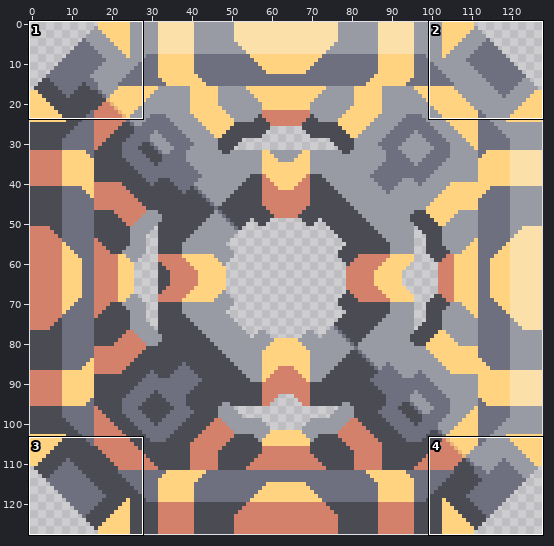
One commit to this sprite sheet: sprites/blocks/production/advanced-vanilla/phase-manufacturer.png. The picture above shows the old version from afar; the outline marks the close-up.
Close-up. Before the edit:
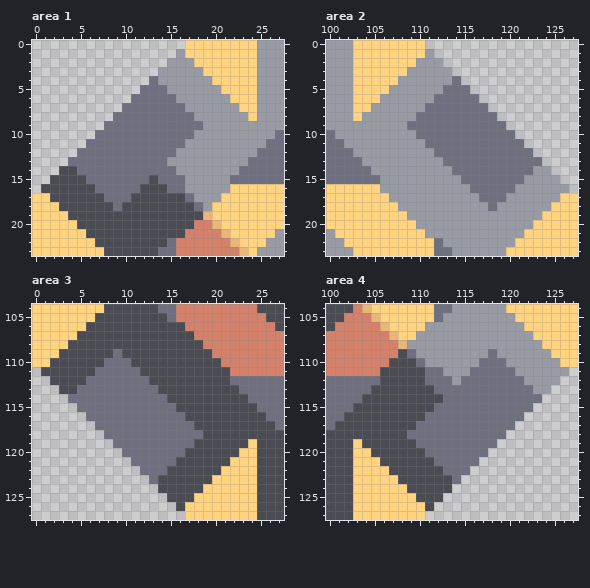
The file is 128x128 pixels. Shown: area 1: x 0..27, y 0..23; area 2: x 100..127, y 0..23; area 3: x 0..27, y 104..127; area 4: x 100..127, y 104..127.
Once edited:
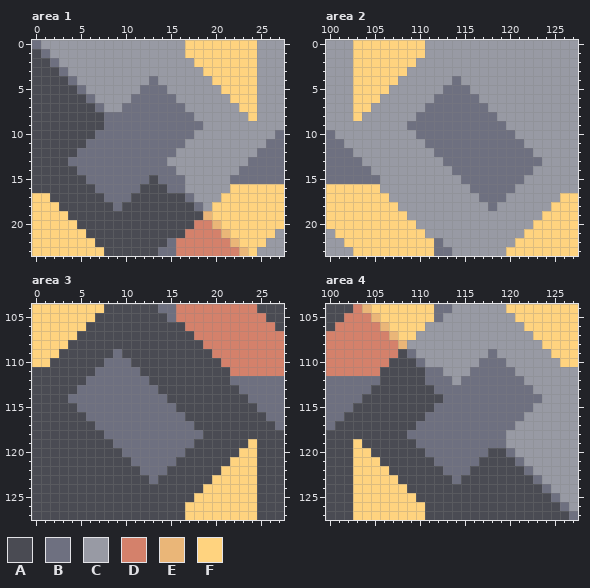
Palette (. is transparent): A #4a4b53  B #6e7080  C #989aa4  D #d4816b  E #eab678  F #ffd37f
Difference:
Area 1:
The author put colour A in row 1 at x 0; in row 2 at x 0 to 1; in row 3 at x 0 to 2; in row 4 at x 0 to 3; in row 5 at x 0 to 4; in row 6 at x 0 to 5.
The author put colour A in row 7 at x 0 to 6; in rows 8 to 9 at x 0 to 7; in row 10 at x 0 to 6; in row 11 at x 0 to 5; in row 12 at x 0 to 4; in row 13 at x 0 to 3.
The author put colour A in row 14 at x 0 to 2; in row 15 at x 0 to 1; in row 16 at x 0.
The author put colour B in row 0 at x 0; in row 1 at x 1; in row 2 at x 2; in row 3 at x 3; in row 4 at x 4; in row 5 at x 5.
The author put colour B in row 6 at x 6; in row 7 at x 7; in row 8 at x 8.
The author put colour C in row 0 at x 1 to 16; in row 1 at x 2 to 15; in row 2 at x 3 to 14; in row 3 at x 4 to 13; in row 4 at x 5 to 12; in row 5 at x 6 to 11.
The author put colour C in row 6 at x 7 to 10; in row 7 at x 8 to 9.
Area 2:
The author put colour C in row 0 at x 111 to 127; in row 1 at x 112 to 127; in row 2 at x 113 to 127; in row 3 at x 114 to 127; in row 4 at x 115 to 127; in row 5 at x 116 to 127.
The author put colour C in row 6 at x 117 to 127; in row 7 at x 118 to 127; in row 8 at x 119 to 127; in row 9 at x 120 to 127; in row 10 at x 121 to 127; in row 11 at x 122 to 127.
The author put colour C in row 12 at x 123 to 127; in row 13 at x 124 to 127; in row 14 at x 125 to 127; in row 15 at x 126 to 127; in row 16 at x 127.
Area 3:
The author put colour A in row 111 at x 0; in row 112 at x 0 to 1; in row 113 at x 0 to 2; in row 114 at x 0 to 3; in row 115 at x 0 to 4; in row 116 at x 0 to 5.
The author put colour A in row 117 at x 0 to 6; in row 118 at x 0 to 7; in row 119 at x 0 to 8; in row 120 at x 0 to 9; in row 121 at x 0 to 10; in row 122 at x 0 to 11.
The author put colour A in row 123 at x 0 to 12; in row 124 at x 0 to 13; in row 125 at x 0 to 14; in row 126 at x 0 to 15; in row 127 at x 0 to 16.
Area 4:
The author put colour A in row 120 at x 118 to 119; in row 121 at x 117 to 120; in row 122 at x 116 to 121; in row 123 at x 115 to 122; in row 124 at x 114 to 123; in row 125 at x 113 to 124.
The author put colour A in row 126 at x 112 to 125; in row 127 at x 111 to 126.
The author put colour B in row 119 at x 119; in row 120 at x 120; in row 121 at x 121; in row 122 at x 122; in row 123 at x 123; in row 124 at x 124.
The author put colour B in row 125 at x 125; in row 126 at x 126; in row 127 at x 127.
The author put colour C in row 111 at x 127; in row 112 at x 126 to 127; in row 113 at x 125 to 127; in row 114 at x 124 to 127; in row 115 at x 123 to 127; in row 116 at x 122 to 127.
The author put colour C in row 117 at x 121 to 127; in rows 118 to 119 at x 120 to 127; in row 120 at x 121 to 127; in row 121 at x 122 to 127; in row 122 at x 123 to 127; in row 123 at x 124 to 127.
The author put colour C in row 124 at x 125 to 127; in row 125 at x 126 to 127; in row 126 at x 127.
Pixel boxes of the changes (left, top, right, bottom) in both close-ups:
added: (32, 40, 185, 193)
added: (425, 40, 578, 193)
added: (32, 367, 185, 520)
added: (425, 367, 578, 520)
